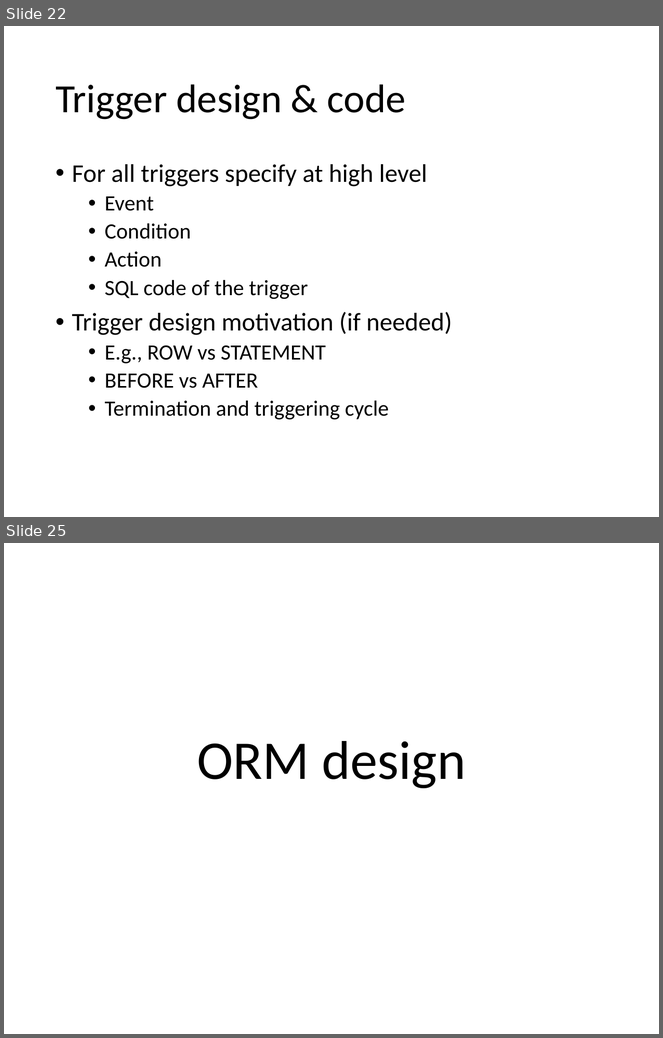
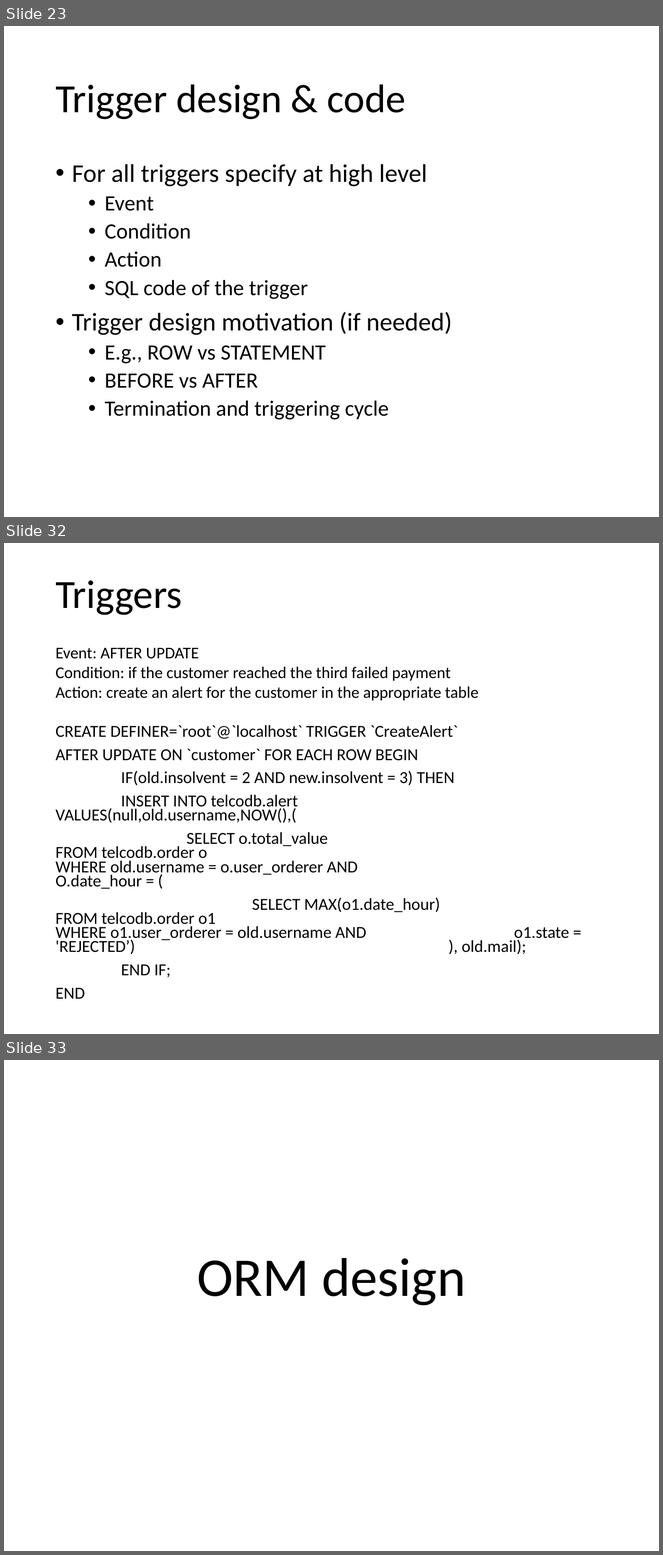
Before and after one commit to andrearestelli/db2-project, a slide deck: docs/documentation.pptx. Shown one above the other, each under a label of ours: slides 22 and 25 before the commit, slides 23, 32 and 33 after it; the slides between them are not shown. The pictures are 663x1038 and 663x1555 pixels, drawn with LibreOffice and Linux fonts; fonts in the diff are those of the drawing. Boxes give left, top, right and bottom in pixels: in the first picture for what was removed or moved away, otherwise in the second. Text is boxed around its words. In the diff, an @@ line names an element or a change of style, - is before the commit and + after.

```diff
--- a/docs/documentation.pptx
+++ b/docs/documentation.pptx
@@ slide 32 added at [4, 543, 659, 1034], background #FFFFFF @@
@@ title added at [55, 580, 182, 615], 44 pt, text #000000 @@
+Triggers
@@ text added at [55, 648, 479, 701], 18 pt, text #000000 @@
+Event: AFTER UPDATE
+Condition: if the customer reached the third failed payment
+Action: create an alert for the customer in the appropriate table
@@ text added at [55, 725, 569, 999], 18.5 pt, text #000000 @@
+CREATE DEFINER=`root`@`localhost` TRIGGER `CreateAlert`
+AFTER UPDATE ON `customer` FOR EACH ROW BEGIN
+IF(old.insolvent = 2 AND new.insolvent = 3) THEN
+INSERT INTO telcodb.alert VALUES(null,old.username,NOW(),(
+SELECT o.total_value FROM telcodb.order o WHERE old.username = o.user_orderer AND O.date_hour = (
+SELECT MAX(o1.date_hour) FROM telcodb.order o1 WHERE o1.user_orderer = old.username AND o1.state = 'REJECTED’) ), old.mail);
+END IF;
+END
@@ what was slide 22 is now slide 23 @@
@@ what was slide 25 is now slide 33 @@
```
Also in this commit, not shown: 3 slides changed, 8 other slides added, 1 slide removed.
